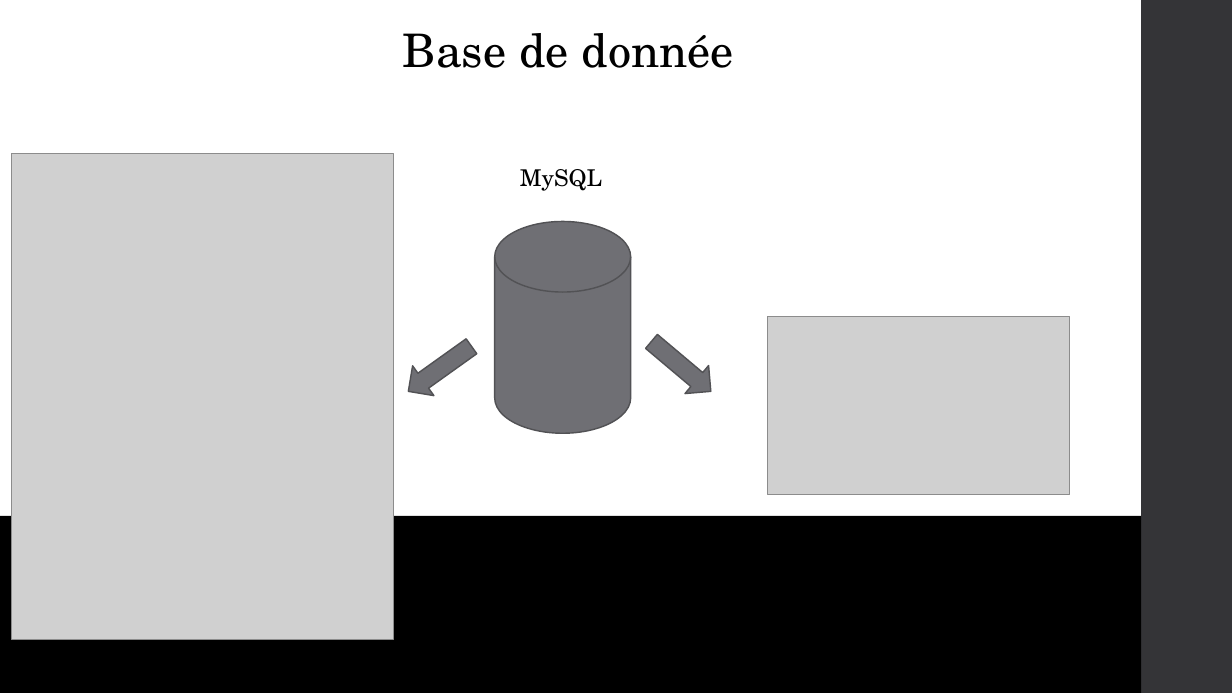
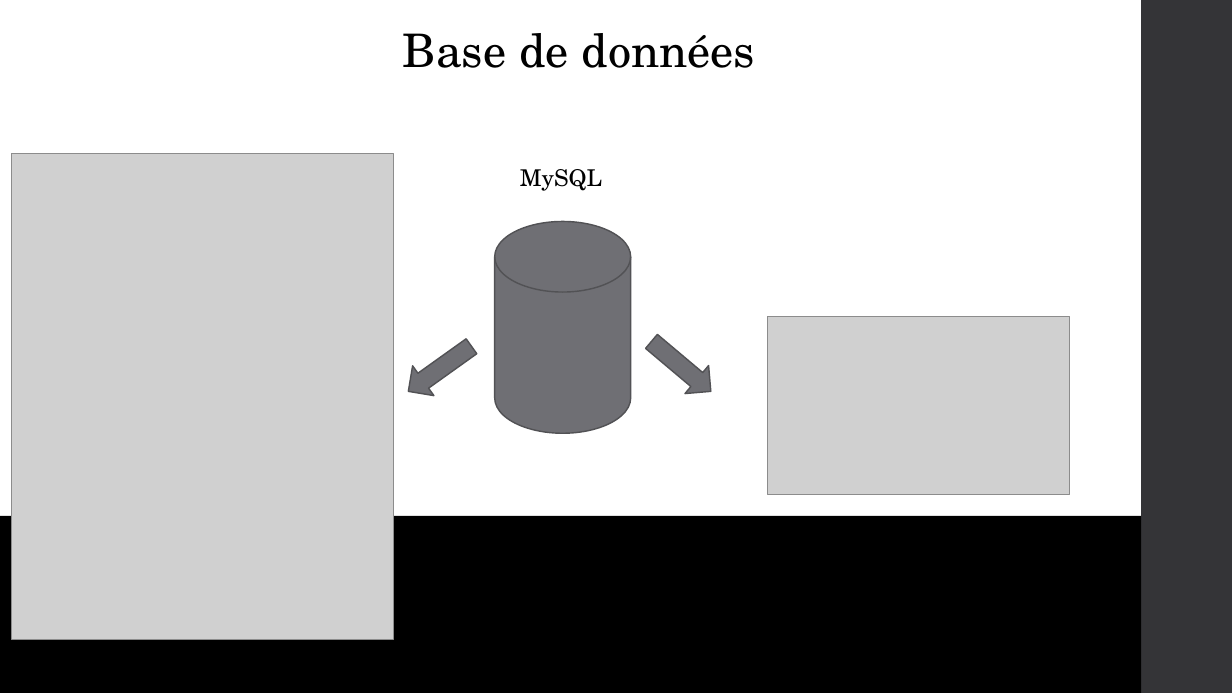
Before and after one commit to LaureenPerrin/project4_Blog-application-in-PHP-and-with-a-MySQL-database, a slide deck: slide 9 of powerpoint/project4.pptx. Drawn at 1232x693 pixels with LibreOffice and Linux fonts; fonts in the diff are those of the drawing; grey boxes stand for pictures. Boxes give left, top, right and bottom in pixels: in the first picture for what was removed or moved away, otherwise in the second. Text is boxed around its words. In the diff, an @@ line names an element or a change of style, - is before the commit and + after.

```diff
--- a/powerpoint/project4.pptx
+++ b/powerpoint/project4.pptx
@@ text at (403, 33, 756, 68): text changed @@
-Base de donnée
+Base de données
```
Also in this commit, not shown: 2 other slides changed, 9 other files.
